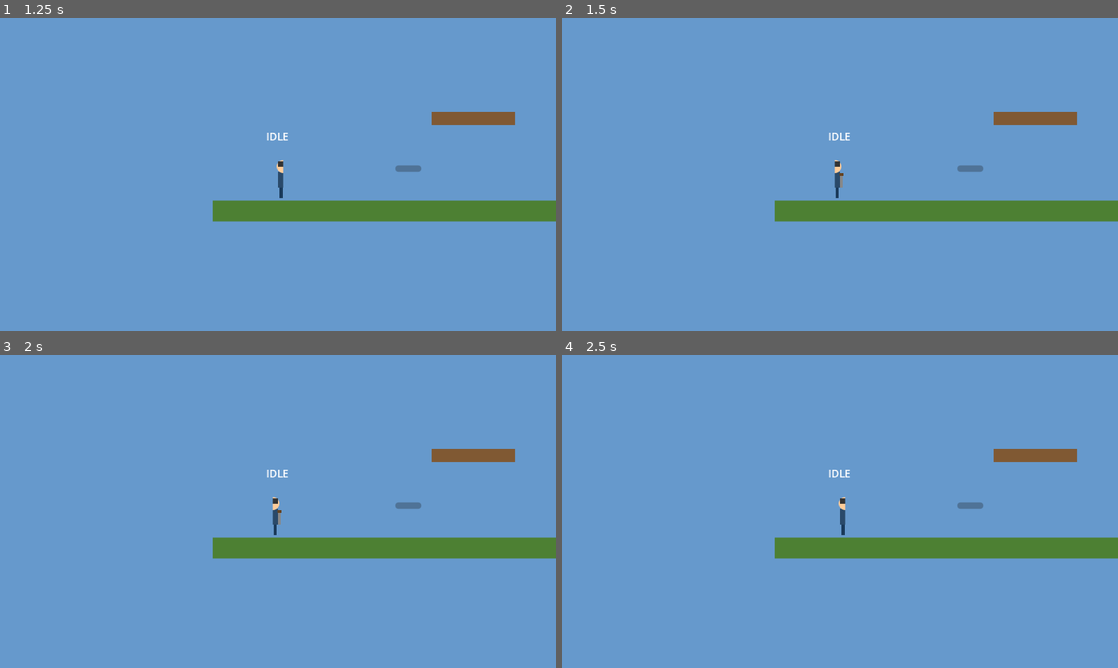
Above: before the commit, frames 1-4 (two rows, left to right).
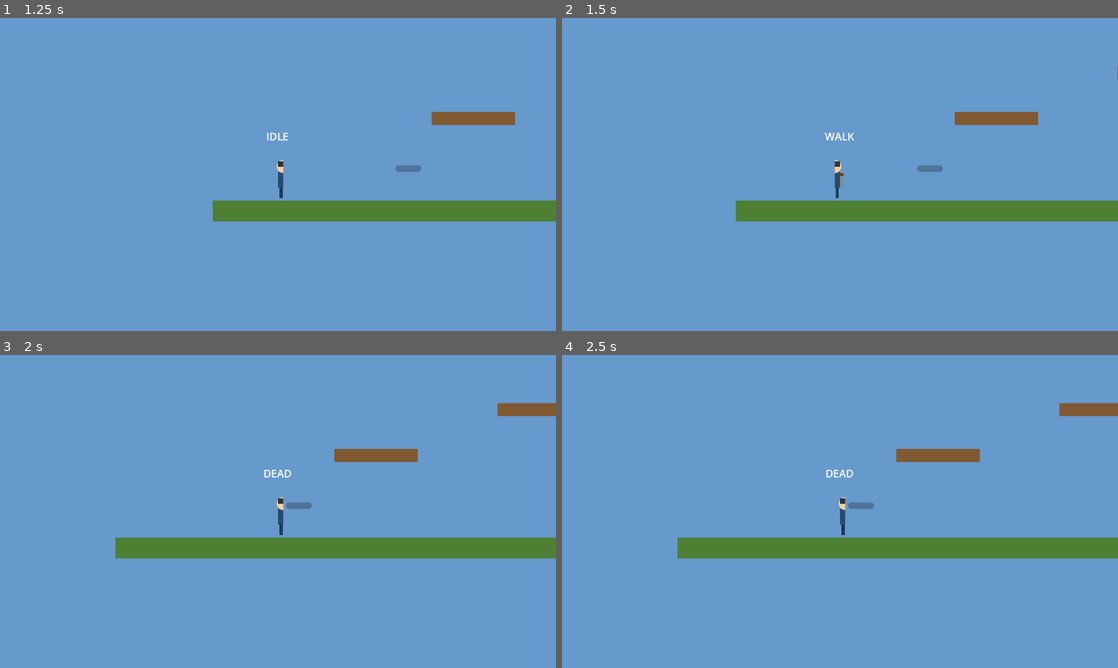
Above: after the commit, the same moments.

Repository: wenzy-tech/godot-adventure
Game: Godot game, scene res://Levels/TitleScreen.tscn
Same seed, same stepped clock (60 frames per second), same inputs: the game is played once before the commit and once after it.
Inputs:
- Up to frame 1 (1.25 s): click "▶ 开始游戏" at 0.5 s
- Up to frame 2 (1.5 s): tap Enter at 1.25 s; hold D from 1.28 s (still down)
- Up to frame 3 (2 s): keep holding D
- Up to frame 4 (2.5 s): keep holding D

Frame 1 is identical in both runs. In frame 2, 1.3% of the frame differs, in the area x 31-100%, y 15-66%; in frame 3, 3.4%, in the area x 20-100%, y 15-66%; in frame 4, 3.2%.
Error after the commit: Invalid access to property or key 'scancode' on a base object of type 'InputEventKey'. (res://Player/Player.gd:73)

Commit message:
Debug: check physical key presses and add _input handler

Diff:
--- a/Player/Player.gd
+++ b/Player/Player.gd
@@ -67,6 +67,11 @@
 	add_to_group("player")
 	global_position = GameState.current_checkpoint
 
+func _input(event: InputEvent) -> void:
+	print("Input event: ", event.as_text())
+	if event is InputEventKey:
+		print("Key pressed: ", event.pressed, " scancode: ", event.scancode)
+
 func _process(delta: float) -> void:
 	update_ui(delta)
 	update_cooldowns(delta)
@@ -91,19 +96,19 @@
 	if current_state == STATE_DEAD:
 		return
 
-	# 直接检查按键状态
-	var left_pressed = Input.is_action_pressed("move_left")
-	var right_pressed = Input.is_action_pressed("move_right")
-	print("Keys - left:", left_pressed, " right:", right_pressed)
-
-	# 检查输入
-	var move_input = Input.get_axis("move_left", "move_right")
-	print("Move input via get_axis:", move_input)
+	# 检查键盘A和D是否被按下（直接用scancode）
+	var a_pressed = Input.is_physical_key_pressed(KEY_A)
+	var d_pressed = Input.is_physical_key_pressed(KEY_D)
+	print("Physical keys - A:", a_pressed, " D:", d_pressed)
 
 	was_on_floor = is_on_floor()
 
 	# 输入处理
-	var input_dir = move_input
+	var input_dir = 0.0
+	if a_pressed:
+		input_dir -= 1.0
+	if d_pressed:
+		input_dir += 1.0
 
 	if current_state == STATE_IDLE or current_state == STATE_WALK:
 		handle_movement_input(input_dir, delta)
